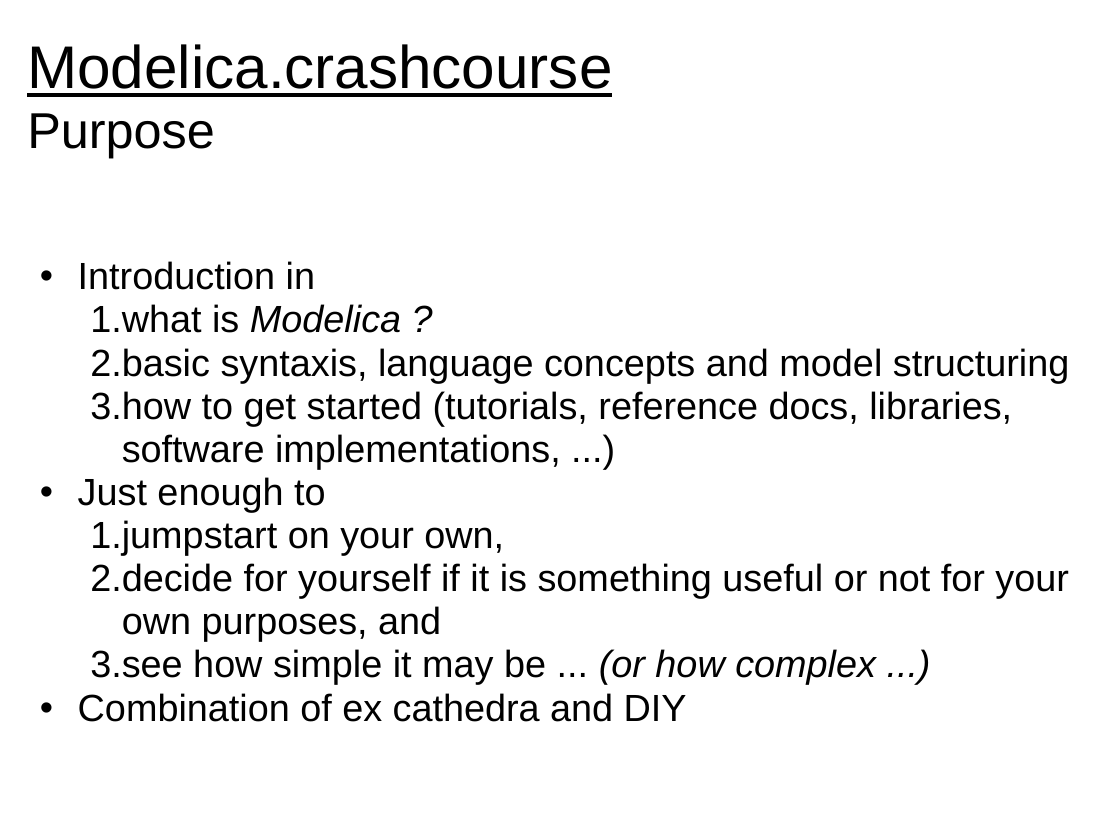
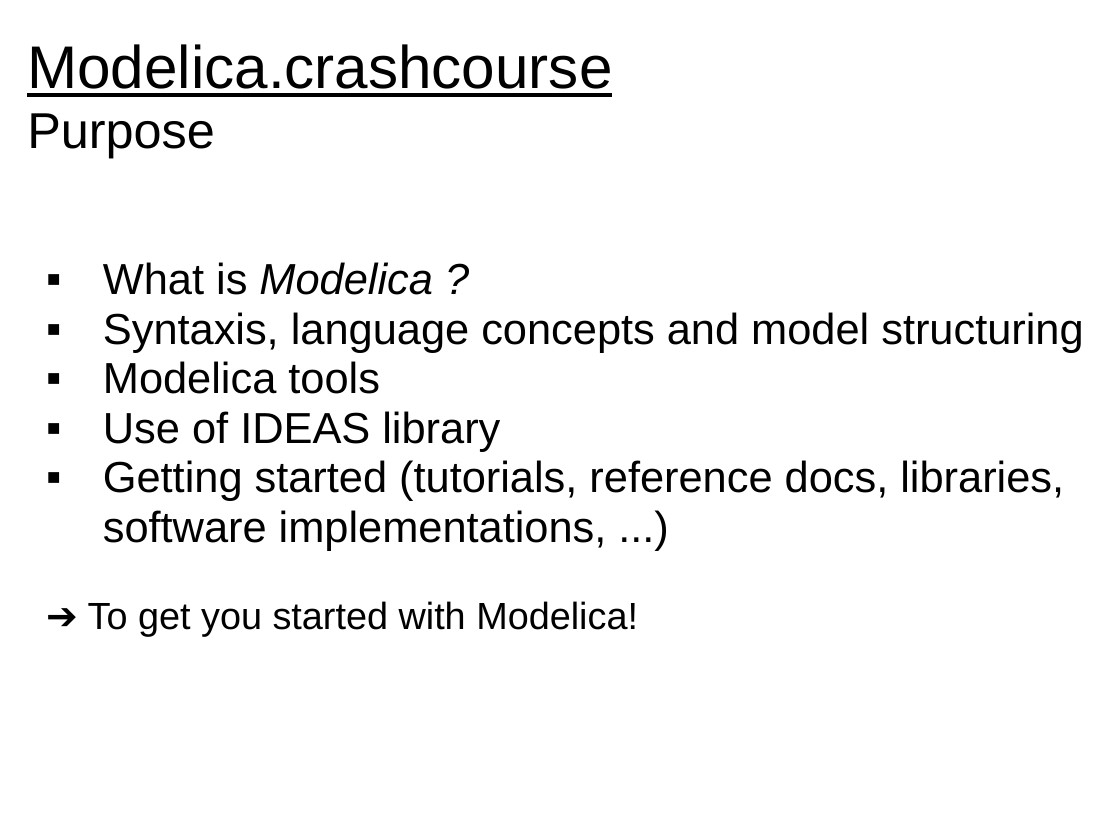
Before and after one commit to open-ideas/__CrashCourse__, a slide deck: slide 2 of Slides/CrashCourse_2012.ppt. Drawn at 1120x840 pixels with LibreOffice and Linux fonts; fonts in the diff are those of the drawing. Boxes give left, top, right and bottom in pixels: in the first picture for what was removed or moved away, otherwise in the second. Text is boxed around its words. In the diff, an @@ line names an element or a change of style, - is before the commit and + after.

```diff
--- a/Slides/CrashCourse_2012.ppt
+++ b/Slides/CrashCourse_2012.ppt
@@ text at box(88, 262, 1083, 637): text changed; size 27 to 31 pt @@
-  • Introduction in
-    1. what is Modelica ?
-    2. basic syntaxis, language concepts and model structuring
-    3. how to get started (tutorials, reference docs, libraries, software implementations, ...)
-  • Just enough to
-    1. jumpstart on your own,
-    2. decide for yourself if it is something useful or not for your own purposes, and
-    3. see how simple it may be ... (or how complex ...)
-  • Combination of ex cathedra and DIY
+  ▪ What is Modelica ?
+  ▪ Syntaxis, language concepts and model structuring
+  ▪ Modelica tools
+  ▪ Use of IDEAS library
+  ▪ Getting started (tutorials, reference docs, libraries, software implementations, ...)
+  ➔ To get you started with Modelica!
```
Also in this commit, not shown: 5 other slides changed, 7 slides added, 1 slide removed, 2 other files.
